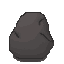
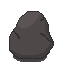
Layered file, before and after one edit (64×64). Changes by layer:
painted on "Stone" over bbox(10, 11, 54, 58)
